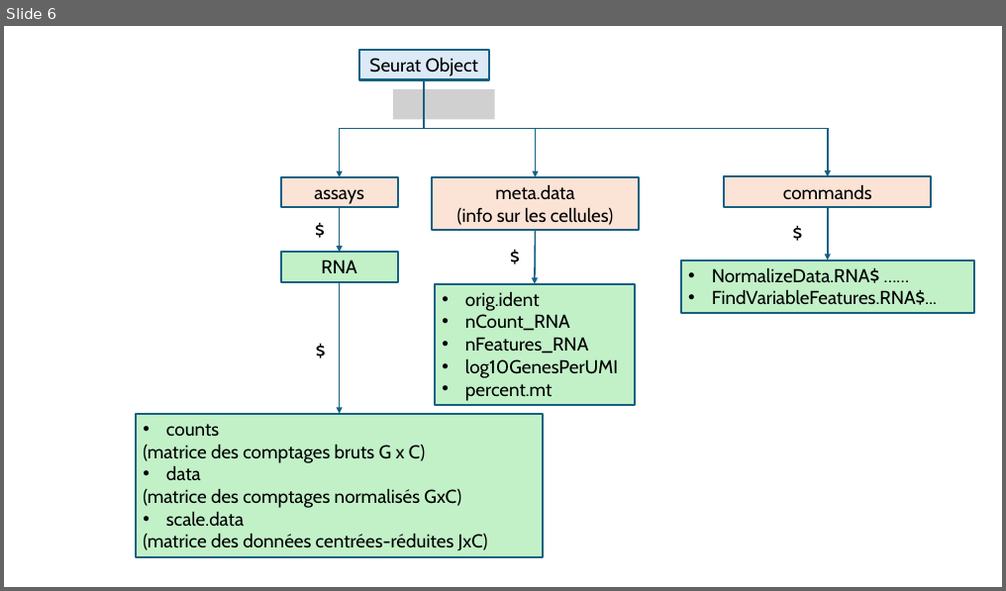
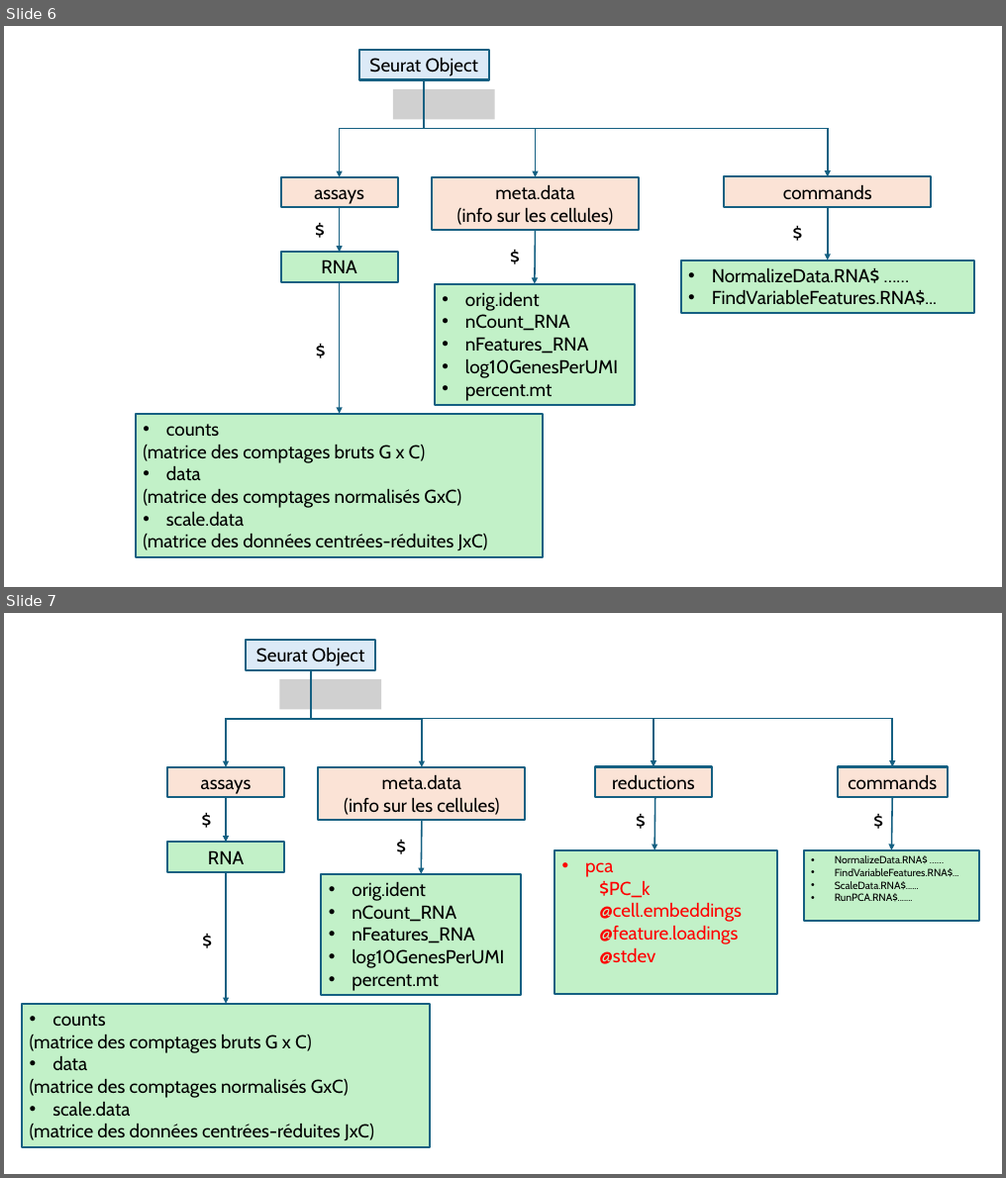
Before and after one commit to rochevin/FormationSeurat, a slide deck: Cours/images/Sources_schemes.pptx. Shown one above the other, each under a label of ours: slide 6 before the commit, slides 6 and 7 after it. The pictures are 1006x591 and 1006x1178 pixels, drawn with LibreOffice and Linux fonts; fonts in the diff are those of the drawing; grey boxes stand for pictures. Boxes give left, top, right and bottom in pixels: in the first picture for what was removed or moved away, otherwise in the second. Text is boxed around its words. In the diff, an @@ line names an element or a change of style, - is before the commit and + after.

```diff
--- a/Cours/images/Sources_schemes.pptx
+++ b/Cours/images/Sources_schemes.pptx
@@ slide 7 added at bbox=[4, 613, 1002, 1174], background #FFFFFF @@
@@ group added at bbox=[22, 640, 979, 1148]: 10 rectangles, 6 arrows, 5 texts, 3 elbow arrows, 1 picture @@
+Seurat Object
+assays
+meta.data
+(info sur les cellules)
+RNA
+$
+• counts
+(matrice des comptages bruts G x C)
+• data
+(matrice des comptages normalisés GxC)
+• scale.data
+(matrice des données centrées-réduites JxC)
+$
+• orig.ident
+• nCount_RNA
+• nFeatures_RNA
+• log10GenesPerUMI
+• percent.mt
+$
+commands
+• NormalizeData.RNA$ ……
+• FindVariableFeatures.RNA$...
+• ScaleData.RNA$......
+• RunPCA.RNA$.......
+$
+reductions
+• pca
+  $PC_k
+  @cell.embeddings
+  @feature.loadings
+  @stdev
+$
```
Also in this commit, not shown: 2 slides changed, 2 other slides added, 5 other files.
